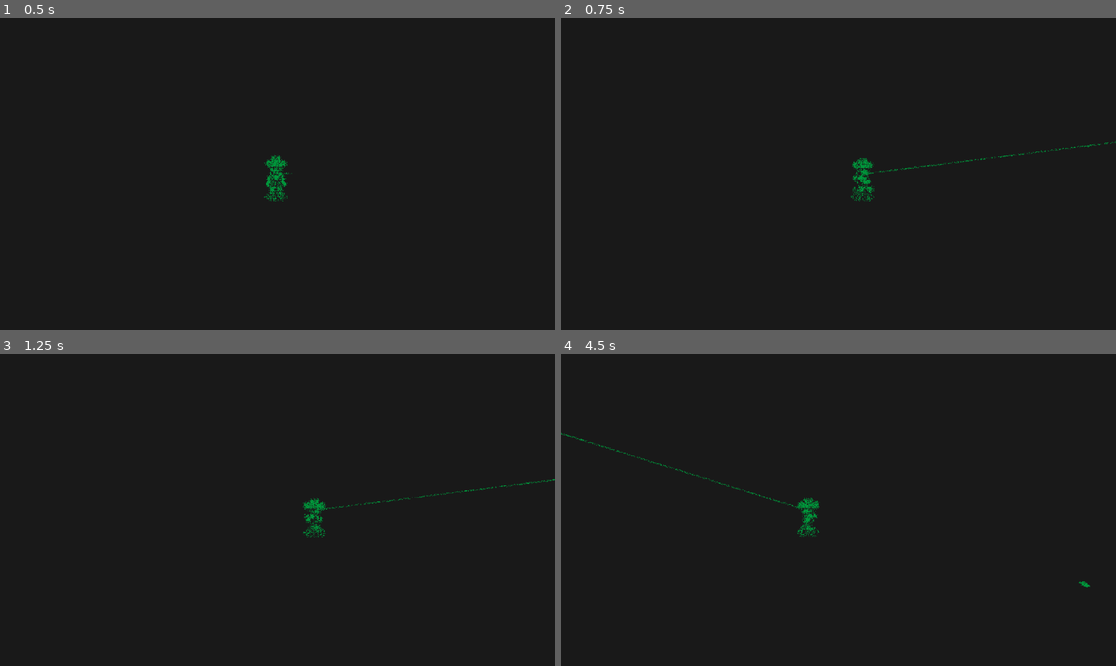
Above: before the commit, frames 1-4 (two rows, left to right).
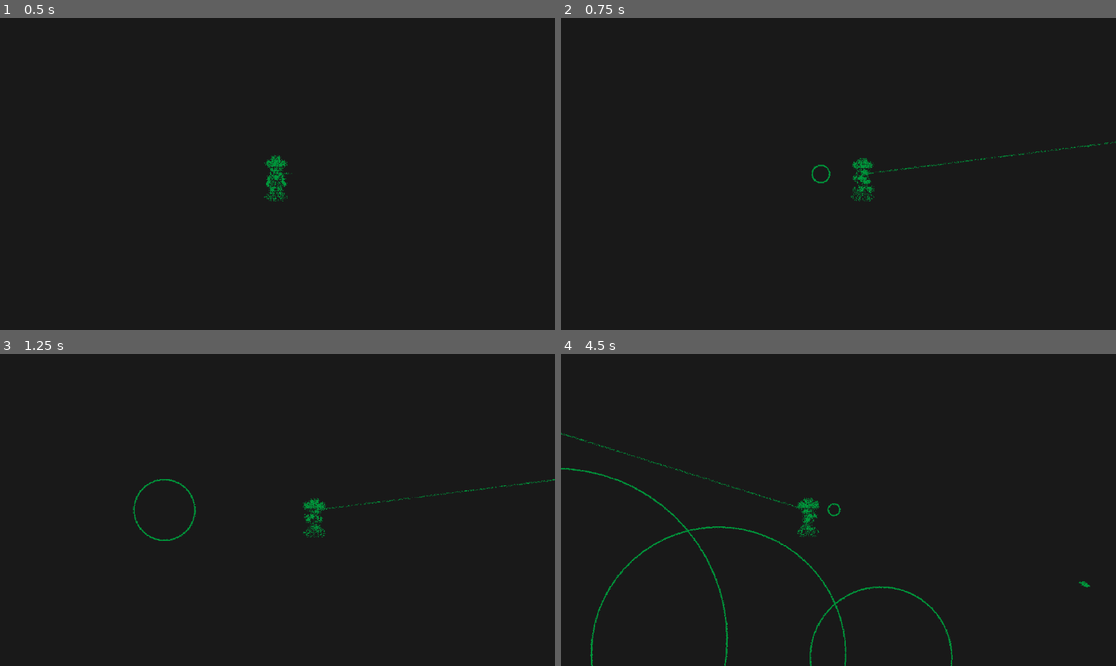
Above: after the commit, the same moments.

Repository: Youssef-YN/gamejam-2025
Game: Godot game, scene res://source/scenes/root/root.tscn
The game is run twice, just before and just after one commit, with the same random seed, the same clock (stepped at 60 frames per second) and the same inputs.
Inputs (mouse positions are in pixels of both pictures, inside the frame that each line leads up to):
- Up to frame 1 (0.5 s): no input
- Up to frame 2 (0.75 s): move the mouse to (960, 158) at 0.52 s; hold D (move_right) from 0.53 s (still down); hold Space (stomp, bound only after the commit) from 0.53 s (still down)
- Up to frame 3 (1.25 s): keep holding D (move_right); keep holding Space (stomp, bound only after the commit)
- Up to frame 4 (4.5 s): move the mouse to (727, 525) at 1.27 s; release D (move_right) at 1.28 s; release Space (stomp, bound only after the commit) at 1.28 s; hold S (move_down) 1.28-2.03 s; click (727, 525) at 1.35 s; tap Space (stomp, bound only after the commit) at 1.55, 2.85, 3.8, 4.35 s; move the mouse to (894, 441) at 2.02 s; hold D (move_right) 2.03-2.78 s; hold Space (stomp, bound only after the commit) 2.03-2.78 s; move the mouse to (810, 572) at 2.77 s; hold W (move_up) 2.78-3.53 s; move the mouse to (1005, 556) at 3.52 s; press the mouse at (1005, 556) at 3.53 s; hold A (move_left) from 3.53 s (still down); move the mouse to (672, 463) at 4.27 s; release the mouse at (672, 463) at 4.28 s

Frame 1 is identical in both runs. In frame 2, less than 0.1% of the frame differs, in the area x 45-49%, y 46-54%; in frame 3, 0.2%; in frame 4, 1.0%, in the area x 0-71%, y 36-100%.

Commit message:
added player stomp component

Diff:
--- a/project.godot
+++ b/project.godot
@@ -47,6 +47,11 @@
 "events": [Object(InputEventMouseButton,"resource_local_to_scene":false,"resource_name":"","device":-1,"window_id":0,"a …(257 unchanged characters)…
 ]
 }
+stomp={
+"deadzone": 0.2,
+"events": [Object(InputEventKey,"resource_local_to_scene":false,"resource_name":"","device":-1,"window_id":0,"alt_pressed":false,"shift_pressed":false,"ctrl_pressed":false,"meta_pressed":false,"pressed":false,"keycode":0,"physical_keycode":32,"key_label":0,"unicode":32,"location":0,"echo":false,"script":null)
+]
+}
 
 [rendering]
 
--- a/source/components/detection_area_component/detection_area_component.gd
+++ b/source/components/detection_area_component/detection_area_component.gd
@@ -2,15 +2,19 @@
 class_name DetectionAreaComponent
 const SCENE = preload("uid://blfotjsg1hqpa")
 
-@onready var collision_circle: CollisionShape2D = $CollisionCircle
+@onready var collision_circle: CollisionShape2D
 @onready var life_time: Timer = $LifeTime
 
-@export var expansion_rate: int = 1
-@export var life_time_seconds: int = 4
+@export var expansion_rate: float = 1
+@export var life_time_seconds: float = 4
 
 
 
 func _ready() -> void:
+	collision_circle = CollisionShape2D.new()
+	collision_circle.shape = CircleShape2D.new()
+	collision_circle.shape.radius = 0
+	add_child(collision_circle)
 	life_time.wait_time = life_time_seconds
 	life_time.start()
 
@@ -27,7 +31,7 @@
 
 
 
-func get_instance(expansion_r: int = 1, life_time_s: int = 4) -> DetectionAreaComponent:
+static func get_instance(expansion_r: float = 1, life_time_s: float = 4) -> DetectionAreaComponent:
 	var instance: DetectionAreaComponent = SCENE.instantiate()
 	instance.expansion_rate = expansion_r
 	instance.life_time_seconds = life_time_s
--- a/source/components/detection_area_component/detection_area_component.tscn
+++ b/source/components/detection_area_component/detection_area_component.tscn
@@ -1,15 +1,9 @@
-[gd_scene load_steps=3 format=3 uid="uid://blfotjsg1hqpa"]
+[gd_scene load_steps=2 format=3 uid="uid://blfotjsg1hqpa"]
 
 [ext_resource type="Script" uid="uid://dd6mep4yqciq3" path="res://source/components/detection_area_component/detection_area_component.gd" id="1_i8sx2"]
 
-[sub_resource type="CircleShape2D" id="CircleShape2D_i8sx2"]
-radius = 12.5
-
 [node name="DetectionAreaComponent" type="Area2D"]
 script = ExtResource("1_i8sx2")
-
-[node name="CollisionCircle" type="CollisionShape2D" parent="."]
-shape = SubResource("CircleShape2D_i8sx2")
 
 [node name="LifeTime" type="Timer" parent="."]
 one_shot = true
--- a/source/player/player.tscn
+++ b/source/player/player.tscn
@@ -1,7 +1,8 @@
-[gd_scene load_steps=8 format=3 uid="uid://d207crbenrx2g"]
+[gd_scene load_steps=9 format=3 uid="uid://d207crbenrx2g"]
 
 [ext_resource type="Script" uid="uid://b5mhxsd54mtg6" path="res://source/player/player.gd" id="1_jct2x"]
 [ext_resource type="PackedScene" uid="uid://bseor2avmi8e1" path="res://source/player/sprite/player_sprite_component.tscn" id="2_xim07"]
+[ext_resource type="PackedScene" uid="uid://qmv781t4vgoo" path="res://source/player/stomp/player_stomp_component.tscn" id="2_y2357"]
 [ext_resource type="PackedScene" uid="uid://cak6h42gcv3pw" path="res://source/player/movement/player_movement_component.tscn" id="3_u10tu"]
 [ext_resource type="PackedScene" uid="uid://c8owyha7xyiv2" path="res://source/player/camera/PlayerCameraComponent.tscn" id="4_glqx2"]
 [ext_resource type="PackedScene" uid="uid://df65hio0rjb14" path="res://source/player/collision/PlayerCollisionComponent.tscn" id="5_favdl"]
@@ -12,6 +13,8 @@
 
 [node name="Player" type="CharacterBody2D"]
 script = ExtResource("1_jct2x")
+
+[node name="PlayerStompComponent" parent="." instance=ExtResource("2_y2357")]
 
 [node name="PlayerSpriteComponent" parent="." instance=ExtResource("2_xim07")]
 frame_progress = 0.6704891
--- /dev/null
+++ b/source/player/stomp/player_stomp_component.gd
@@ -0,0 +1,33 @@
+extends Node2D
+class_name PlayerStompComponent
+
+@onready var cooldown_timer: Timer = $Cooldown
+
+@export var cooldown_length: int = 5
+var can_stomp: bool = true
+
+var player: Player
+
+func _ready() -> void:
+	await get_parent().ready
+
+func _unhandled_input(event: InputEvent) -> void:
+	if event.is_action_pressed("stomp"):
+		stomp()
+
+
+## Checks if the player can stomp, then gets the player's global position
+## And adds the stomp effect to the world.
+## The reason why we add it to the world and not the player is because if we add it to the player, the stomp effect will move with the player
+## Then since we just stomped we set can stomp is false, then set a timer to enablet it back after it's done
+func stomp() -> void:
+	if can_stomp:
+		var area: DetectionAreaComponent = DetectionAreaComponent.get_instance(0.5)
+		area.global_position = player.global_position
+		Context.world.add_child(area)
+		can_stomp = false
+		cooldown_timer.start()
+
+
+func _on_cooldown_timeout() -> void:
+	can_stomp = true
--- /dev/null
+++ b/source/player/stomp/player_stomp_component.tscn
@@ -0,0 +1,11 @@
+[gd_scene load_steps=2 format=3 uid="uid://qmv781t4vgoo"]
+
+[ext_resource type="Script" uid="uid://dmh7kmtsfpocp" path="res://source/player/stomp/player_stomp_component.gd" id="1_nxbe0"]
+
+[node name="PlayerStompComponent" type="Node2D"]
+script = ExtResource("1_nxbe0")
+
+[node name="Cooldown" type="Timer" parent="."]
+one_shot = true
+
+[connection signal="timeout" from="Cooldown" to="." method="_on_cooldown_timeout"]
Not shown, added: source/player/stomp/player_stomp_component.gd.uid
